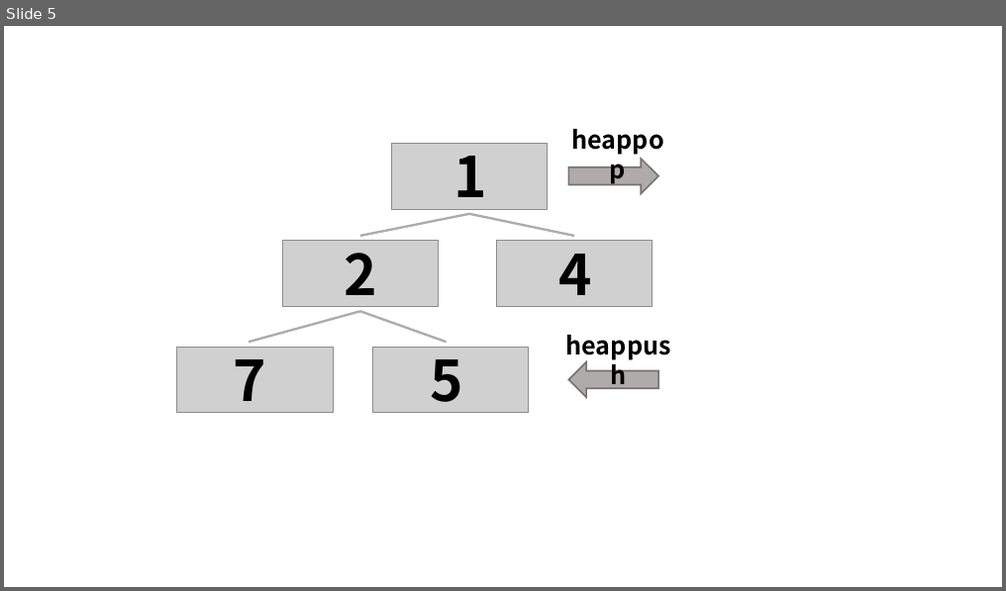
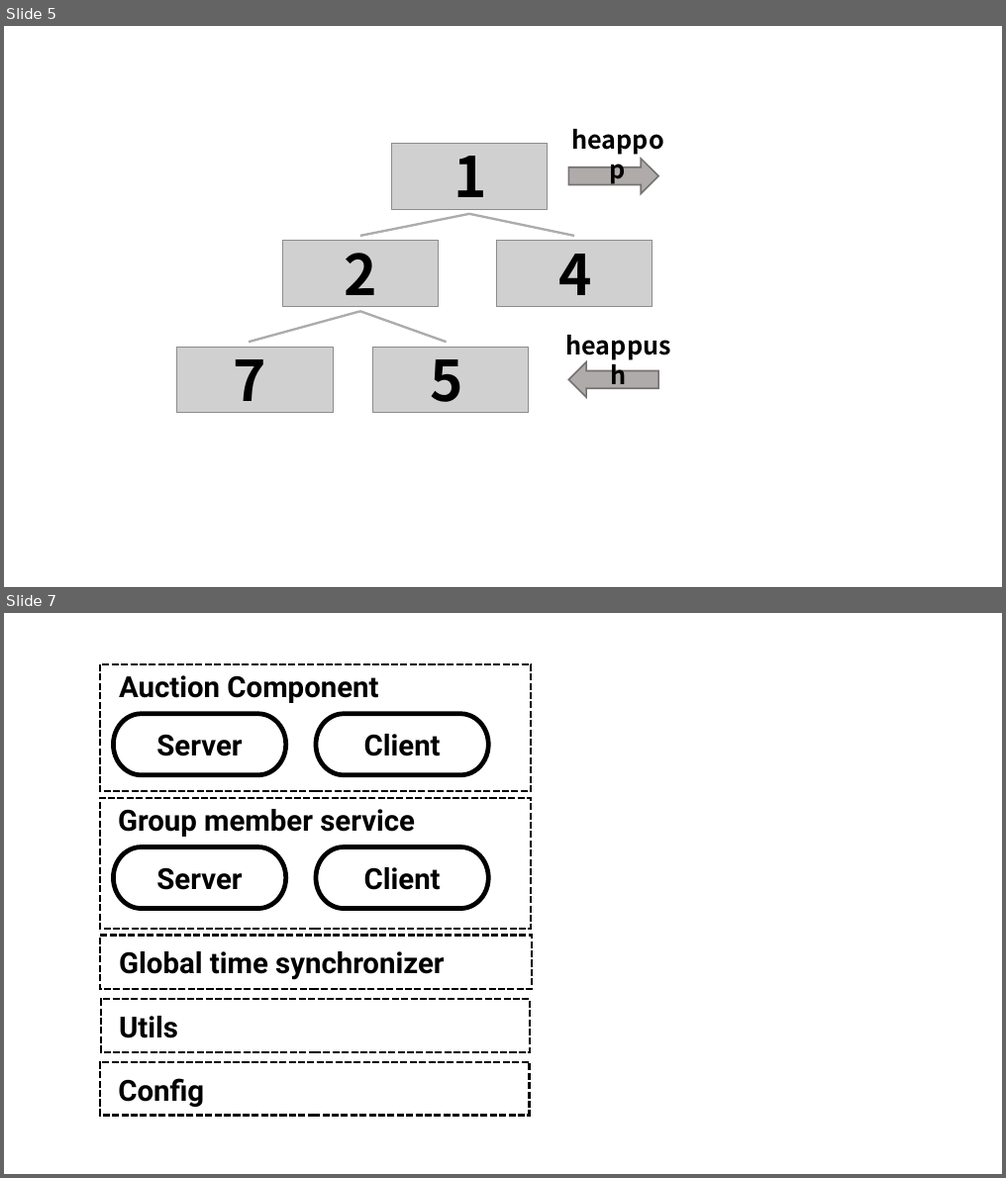
Before and after one commit to Lukasye/ds_project_ws2223_group3, a slide deck: Fina lReport/KONCEPT.pptx. Shown one above the other, each under a label of ours: slide 5 before the commit, slides 5 and 7 after it; the slides between them are not shown. The pictures are 1006x591 and 1006x1178 pixels, drawn with LibreOffice and Linux fonts; fonts in the diff are those of the drawing; grey boxes stand for pictures. Boxes give left, top, right and bottom in pixels: in the first picture for what was removed or moved away, otherwise in the second. Text is boxed around its words. In the diff, an @@ line names an element or a change of style, - is before the commit and + after.

```diff
--- a/Fina lReport/KONCEPT.pptx
+++ b/Fina lReport/KONCEPT.pptx
@@ slide 7 added at [4,613,1002,1174], background #FFFFFF @@
@@ group added at [67,656,532,1121]: 9 pill shapes, 5 rectangles @@
+Server
+Client
+Auction Component
+Server
+Client
+Group member service
+Global time synchronizer
+Utils
+Config
```
Also in this commit, not shown: 1 other slide added, 4 other files.
